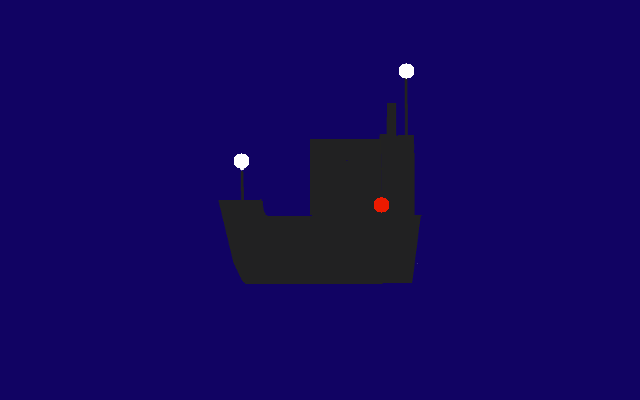
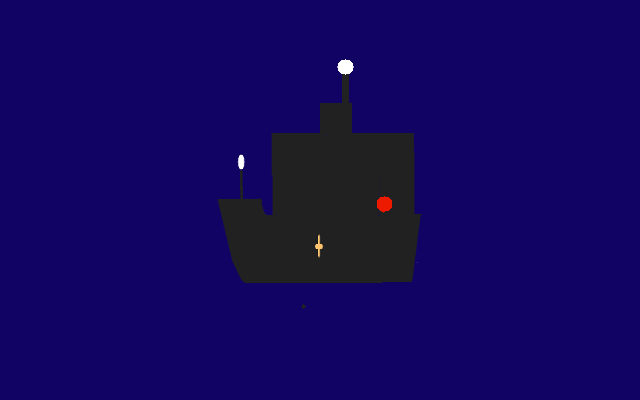
Comparing the layer stacks of the two 640 × 400 images. Changes:
added layer "ship" above "front" over [217, 59, 422, 283]
added layer "front" above "stern light" over [271, 133, 381, 215]
added layer "stern light" above "chimney" over [337, 59, 354, 130]
added layer "chimney" above "Background" over [320, 103, 352, 135]
painted on "Background" over [218, 63, 422, 309]
